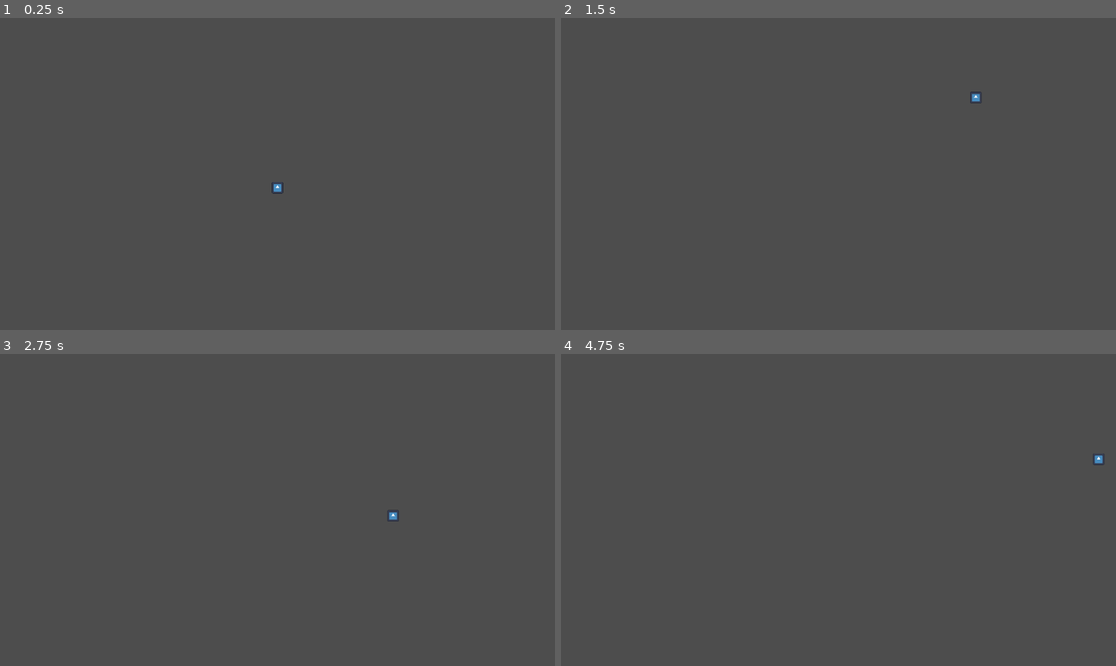
Above: before the commit, frames 1-4 (two rows, left to right).
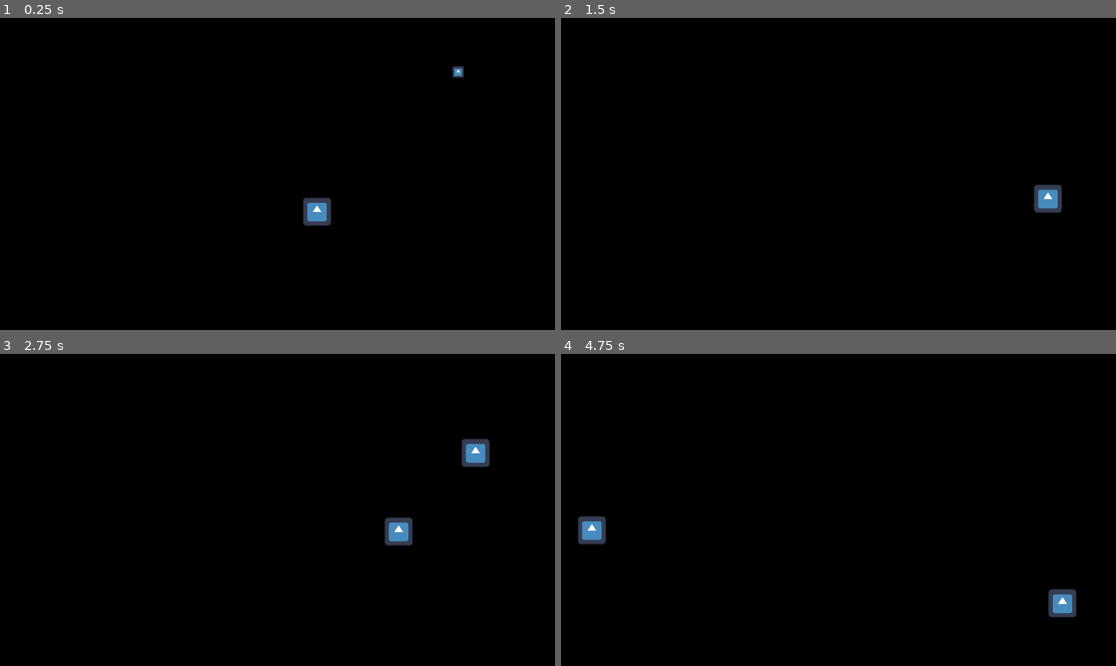
Above: after the commit, the same moments.

Repository: Kurooco/HonorsProject
Game: Godot game, scene res://scenes/levels/level_1.tscn
Two runs of this game, one before a commit and one after it. Both use one fixed random seed, a clock stepped at 60 frames per second and the inputs below. The engine's default icon, where the game draws it, is replaced by a stand-in: a white triangle on a blue panel in a dark square.
Inputs:
- Up to frame 1 (0.25 s): no input
- Up to frame 2 (1.5 s): hold Right (right) from 0.53 s (still down); tap Up (jump) at 0.6, 0.77, 1.07, 1.35 s
- Up to frame 3 (2.75 s): tap Up (jump) at 1.52, 1.82, 2.1 s; release Right (right) at 2.03 s; hold Left (left) from 2.03 s (still down)
- Up to frame 4 (4.75 s): release Left (left) at 2.78 s; hold Right (right) 2.78-4.28 s; tap Up (jump) at 2.85, 3.02, 3.32, 3.6, 3.77, 4.07, 4.35, 4.52 s; hold Left (left) from 4.28 s (still down)

The runs differ from the first frame. In frame 1, 100% of the frame differs, in the area x 0-100%, y 0-100%; in frame 2, 100%; in frame 3, 100%; in frame 4, 100%.

Commit message:
made food spawner and adjusted gravity

Diff:
--- a/project.godot
+++ b/project.godot
@@ -36,7 +36,12 @@
 ]
 }
 
+[physics]
+
+2d/default_gravity=1200.0
+
 [rendering]
 
 renderer/rendering_method="gl_compatibility"
 renderer/rendering_method.mobile="gl_compatibility"
+environment/defaults/default_clear_color=Color(0, 0, 0, 1)
--- a/scenes/level_objects/assist/food.gd
+++ b/scenes/level_objects/assist/food.gd
@@ -1,11 +1,15 @@
 extends Area2D
+class_name Food
+
+const GRAVITY = 500
+
+var velocity : Vector2
 
 
-# Called when the node enters the scene tree for the first time.
-func _ready():
-	pass # Replace with function body.
+func _process(delta):
+	velocity.y += delta*GRAVITY
+	position += velocity*delta
 
-
-# Called every frame. 'delta' is the elapsed time since the previous frame.
-func _process(delta):
-	pass
+func jump_on():
+	velocity.y = 700
+	set_deferred("monitorable", false)
--- a/scenes/level_objects/assist/food.tscn
+++ b/scenes/level_objects/assist/food.tscn
@@ -4,14 +4,16 @@
 [ext_resource type="Texture2D" uid="uid://bc4d1grhqpqah" path="res://art/icon.svg" id="1_527m6"]
 
 [sub_resource type="RectangleShape2D" id="RectangleShape2D_jswwm"]
+size = Vector2(61, 63)
 
 [node name="Food" type="Area2D"]
 script = ExtResource("1_1otte")
 
 [node name="CollisionShape2D" type="CollisionShape2D" parent="."]
+position = Vector2(-1, -2)
 shape = SubResource("RectangleShape2D_jswwm")
 
 [node name="Sprite2D" type="Sprite2D" parent="."]
-position = Vector2(-1, 3.8147e-06)
-scale = Vector2(0.171875, 0.171875)
+position = Vector2(-1, -1)
+scale = Vector2(0.460938, 0.460938)
 texture = ExtResource("1_527m6")
--- /dev/null
+++ b/scenes/level_objects/assist/food_spawner.gd
@@ -0,0 +1,18 @@
+extends Path2D
+
+@export var spawn_time = 0.1
+@export var y_range = Vector2(-300, -100)
+@export var x_range = Vector2(-30, 30)
+
+
+func _ready():
+	$Timer.wait_time = spawn_time
+
+
+func _on_timer_timeout():
+	$PathFollow2D.progress_ratio = randf()
+	var new_food = load("res://scenes/level_objects/assist/food.tscn").instantiate()
+	new_food.global_position = $PathFollow2D.global_position
+	new_food.velocity.y = randf_range(y_range.x, y_range.y)
+	new_food.velocity.x = randf_range(x_range.x, x_range.y)
+	get_tree().current_scene.add_child(new_food)
--- /dev/null
+++ b/scenes/level_objects/assist/food_spawner.tscn
@@ -0,0 +1,16 @@
+[gd_scene load_steps=2 format=3 uid="uid://c64x5ruyxsgfq"]
+
+[ext_resource type="Script" uid="uid://dj86rg8moqsrs" path="res://scenes/level_objects/assist/food_spawner.gd" id="1_w5tf6"]
+
+[node name="FoodSpawner" type="Path2D"]
+script = ExtResource("1_w5tf6")
+spawn_time = 0.5
+
+[node name="PathFollow2D" type="PathFollow2D" parent="."]
+position = Vector2(-639.08, 284.437)
+rotation = 0.00361009
+
+[node name="Timer" type="Timer" parent="."]
+autostart = true
+
+[connection signal="timeout" from="Timer" to="." method="_on_timer_timeout"]
--- a/scenes/levels/level_1.tscn
+++ b/scenes/levels/level_1.tscn
@@ -1,18 +1,37 @@
-[gd_scene load_steps=3 format=3 uid="uid://ctkfbpows8frn"]
+[gd_scene load_steps=6 format=3 uid="uid://ctkfbpows8frn"]
 
 [ext_resource type="PackedScene" uid="uid://bkj34yi74b4m7" path="res://scenes/player/player.tscn" id="1_ksju7"]
+[ext_resource type="PackedScene" uid="uid://ct0ogc4qicje4" path="res://scenes/level_objects/assist/food.tscn" id="2_6iamk"]
+[ext_resource type="PackedScene" uid="uid://c64x5ruyxsgfq" path="res://scenes/level_objects/assist/food_spawner.tscn" id="3_nsrm0"]
 
 [sub_resource type="RectangleShape2D" id="RectangleShape2D_ksju7"]
-size = Vector2(499, 20)
+size = Vector2(112.5, 15)
+
+[sub_resource type="Curve2D" id="Curve2D_nsrm0"]
+_data = {
+"points": PackedVector2Array(0, 0, 0, 0, -655.08, 273.437, 0, 0, 0, 0, 482.92, 276.437)
+}
+point_count = 2
 
 [node name="Level1" type="Node2D"]
 
 [node name="Player" parent="." instance=ExtResource("1_ksju7")]
+position = Vector2(375.147, -239.941)
 
 [node name="Camera2D" type="Camera2D" parent="."]
 
 [node name="StaticBody2D" type="StaticBody2D" parent="."]
+position = Vector2(268, -177)
 
 [node name="CollisionShape2D" type="CollisionShape2D" parent="StaticBody2D"]
-position = Vector2(2, 103)
+position = Vector2(104.294, -17.291)
 shape = SubResource("RectangleShape2D_ksju7")
+
+[node name="Food" parent="." instance=ExtResource("2_6iamk")]
+position = Vector2(83.0799, 62.5631)
+
+[node name="FoodSpawner" parent="." instance=ExtResource("3_nsrm0")]
+position = Vector2(83.0799, 62.5631)
+curve = SubResource("Curve2D_nsrm0")
+spawn_time = 1.0
+y_range = Vector2(-800, -500)
--- a/scenes/player/player.gd
+++ b/scenes/player/player.gd
@@ -1,9 +1,10 @@
 extends CharacterBody2D
 
 
-const SPEED = 300.0
+const SPEED = 50.0
 const MAX_JUMP_VELOCITY = -500.0
 const JUMP_VELOCITY_DECLINE = 80
+const BOUNCE_VELOCITY = -400
 
 var jump_velocity = MAX_JUMP_VELOCITY
 
@@ -22,8 +23,14 @@
 	# Move left and right
 	var direction = Input.get_axis("left", "right")
 	if direction:
-		velocity.x = direction * SPEED
-	else:
-		velocity.x = move_toward(velocity.x, 0, SPEED)
+		velocity.x += direction * SPEED
+	velocity.x = lerp(velocity.x, 0.0, 1 - pow(.005, delta))
 
 	move_and_slide()
+
+
+func _on_detection_area_area_entered(area):
+	if(area is Food):
+		velocity.y = MAX_JUMP_VELOCITY
+		jump_velocity = MAX_JUMP_VELOCITY
+		area.jump_on()
--- a/scenes/player/player.tscn
+++ b/scenes/player/player.tscn
@@ -1,9 +1,11 @@
-[gd_scene load_steps=4 format=3 uid="uid://bkj34yi74b4m7"]
+[gd_scene load_steps=5 format=3 uid="uid://bkj34yi74b4m7"]
 
 [ext_resource type="Texture2D" uid="uid://bc4d1grhqpqah" path="res://art/icon.svg" id="1_8afob"]
 [ext_resource type="Script" uid="uid://gsiyirsktikx" path="res://scenes/player/player.gd" id="1_dovo2"]
 
 [sub_resource type="RectangleShape2D" id="RectangleShape2D_dovo2"]
+
+[sub_resource type="RectangleShape2D" id="RectangleShape2D_gmlin"]
 
 [node name="Player" type="CharacterBody2D"]
 script = ExtResource("1_dovo2")
@@ -15,3 +17,11 @@
 
 [node name="CollisionShape2D" type="CollisionShape2D" parent="."]
 shape = SubResource("RectangleShape2D_dovo2")
+
+[node name="DetectionArea" type="Area2D" parent="."]
+
+[node name="CollisionShape2D" type="CollisionShape2D" parent="DetectionArea"]
+shape = SubResource("RectangleShape2D_gmlin")
+debug_color = Color(0.979518, 0, 0.387373, 0.42)
+
+[connection signal="area_entered" from="DetectionArea" to="." method="_on_detection_area_area_entered"]
Not shown, added: scenes/level_objects/assist/food_spawner.gd.uid
